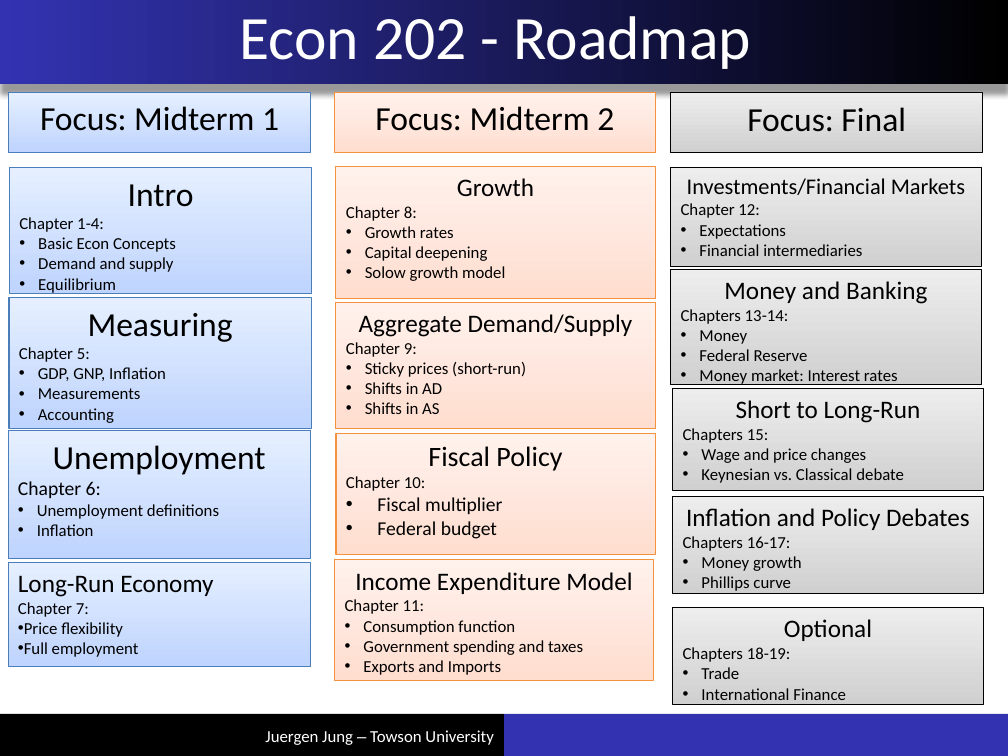
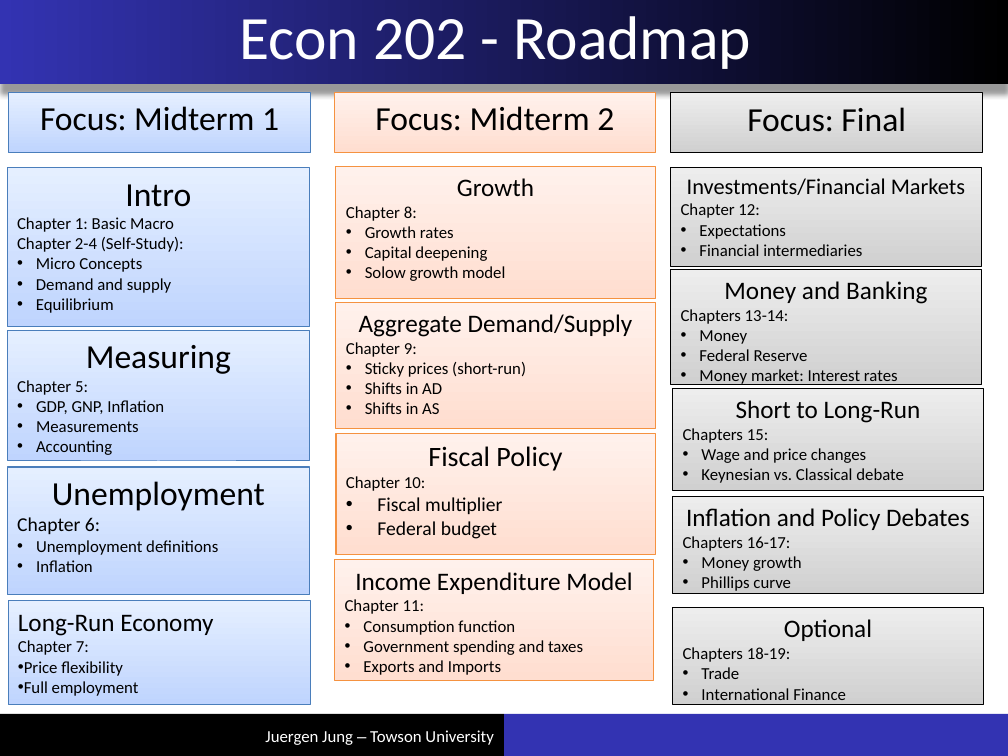
Before and after one commit to juejung/juejung.github.io, a slide deck: slide 1 of jdocs/Macro1/Chapter0_Roadmap.pptx. Drawn at 1008x756 pixels with LibreOffice and Linux fonts; fonts in the diff are those of the drawing. Boxes give left, top, right and bottom in pixels: in the first picture for what was removed or moved away, otherwise in the second. Text is boxed around its words. In the diff, an @@ line names an element or a change of style, - is before the commit and + after.

```diff
--- a/jdocs/Macro1/Chapter0_Roadmap.pptx
+++ b/jdocs/Macro1/Chapter0_Roadmap.pptx
@@ background #F0F0F0 to #FFFFFF @@
@@ rectangle "Intro": place and size @@
-rectangle "Intro" at [9, 167, 311, 293]
+rectangle "Intro" at [7, 167, 309, 327]
@@ text in rectangle at [17, 217, 184, 272]: text changed @@
-Chapter 1-4:
-• Basic Econ Concepts
+Chapter 1: Basic Macro
+Chapter 2-4 (Self-Study):
+• Micro Concepts
@@ rectangle "Measuring": place and size @@
-rectangle "Measuring" at [9, 297, 311, 428]
+rectangle "Measuring" at [7, 331, 309, 462]
@@ rectangle "Unemployment": place and size @@
-rectangle "Unemployment" at [8, 431, 310, 559]
+rectangle "Unemployment" at [7, 467, 309, 595]
@@ rectangle "Long-Run Economy": place and size @@
-rectangle "Long-Run Economy" at [8, 562, 310, 666]
+rectangle "Long-Run Economy" at [8, 601, 310, 705]
```
Also in this commit, not shown: 1 other file.
